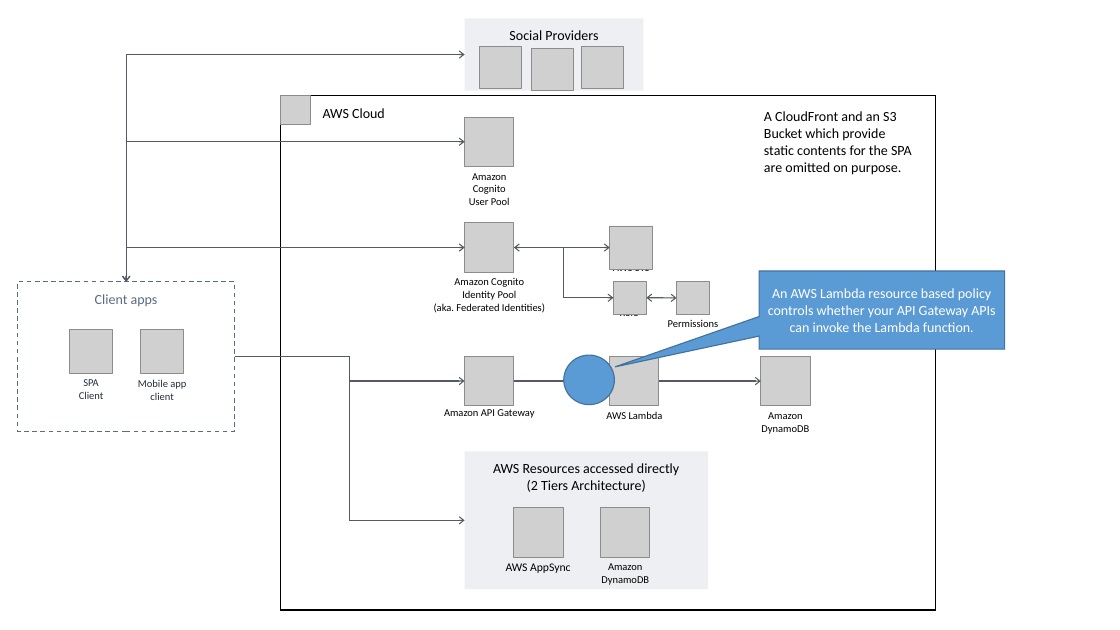
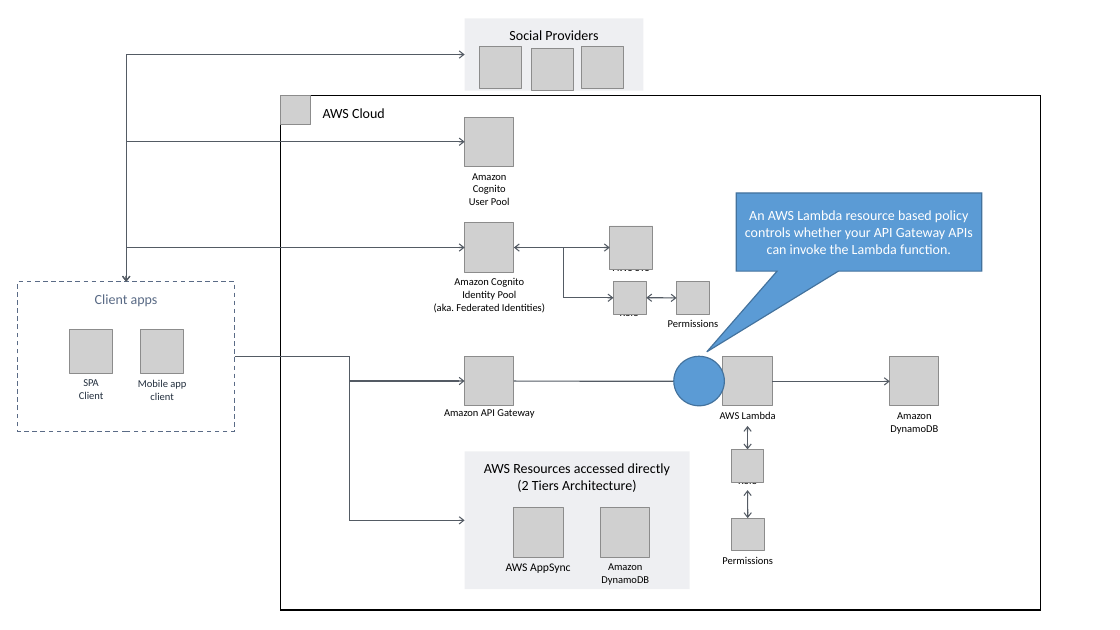
Before and after one commit to datemaki/public-docs, a slide deck: slide 4 of explain_AmplifyApiAuthZ/AmplifyApiAuthZ.pptx. Drawn at 1120x630 pixels with LibreOffice and Linux fonts; fonts in the diff are those of the drawing; grey boxes stand for pictures. Boxes give left, top, right and bottom in pixels: in the first picture for what was removed or moved away, otherwise in the second. Text is boxed around its words. In the diff, an @@ line names an element or a change of style, - is before the commit and + after.

```diff
--- a/explain_AmplifyApiAuthZ/AmplifyApiAuthZ.pptx
+++ b/explain_AmplifyApiAuthZ/AmplifyApiAuthZ.pptx
@@ rectangle "AWS Cloud": place and size @@
-rectangle "AWS Cloud" at (281, 96, 936, 610)
+rectangle "AWS Cloud" at (281, 96, 1041, 610)
@@ text removed at (764, 111, 912, 175) @@
-A CloudFront and an S3 Bucket which provide static contents for the SPA are omitted on purpose.
@@ speech box "An AWS Lambda resource based ...": place and size @@
-speech box "An AWS Lambda resource based ..." at (760, 271, 1005, 350)
+speech box "An AWS Lambda resource based ..." at (736, 193, 981, 271)
@@ speech box "An AWS Lambda resource based ..." at (736, 193, 981, 271): proportions changed @@
@@ ellipse: place and size @@
-ellipse at (564, 355, 614, 405)
+ellipse at (674, 356, 724, 406)
@@ picture: place and size @@
-picture at (610, 356, 660, 406)
+picture at (723, 357, 773, 407)
@@ picture: place and size @@
-picture at (761, 356, 811, 406)
+picture at (890, 357, 939, 407)
@@ arrow moved from (514, 381) - (610, 381) to (514, 381) - (723, 381) @@
@@ arrow moved from (660, 381) - (761, 381) to (772, 381) - (890, 381) @@
@@ text "AWS Lambda": place and size @@
-text "AWS Lambda" at (606, 411, 663, 419)
+text "AWS Lambda" at (720, 411, 776, 419)
@@ text "Amazon DynamoDB": place and size @@
-text "Amazon DynamoDB" at (761, 412, 809, 434)
+text "Amazon DynamoDB" at (890, 412, 938, 434)
@@ double arrow added from (748, 426) to (748, 450), #545B64 1 pt @@
@@ rectangle "AWS Resources accessed directly": place and size @@
-rectangle "AWS Resources accessed directly" at (465, 451, 708, 589)
+rectangle "AWS Resources accessed directly" at (465, 451, 690, 589)
@@ picture added at (731, 450, 764, 482) @@
@@ text added at (738, 482, 757, 488), 9 pt, text #000000 @@
+Role
@@ double arrow added from (748, 491) to (748, 518), #545B64 1 pt @@
@@ picture added at (732, 518, 765, 551) @@
@@ text added at (722, 557, 773, 564), 9 pt, text #000000 @@
+Permissions
```
Also in this commit, not shown: 10 other slides changed, 2 slides added.
